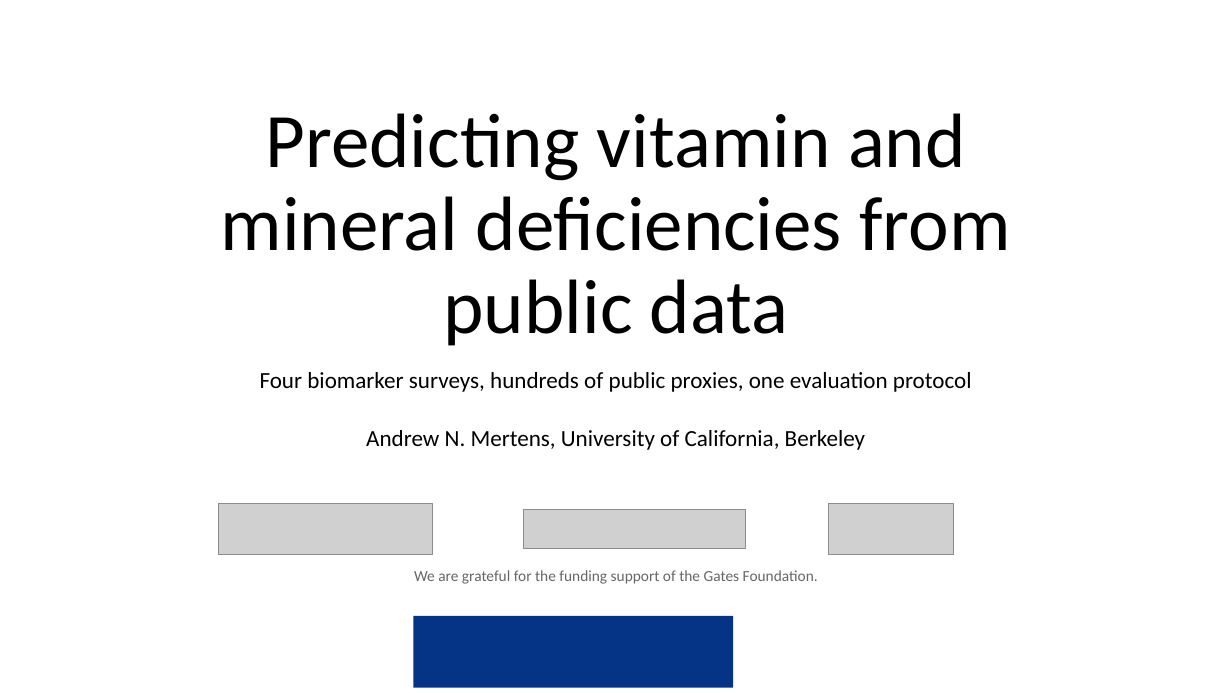
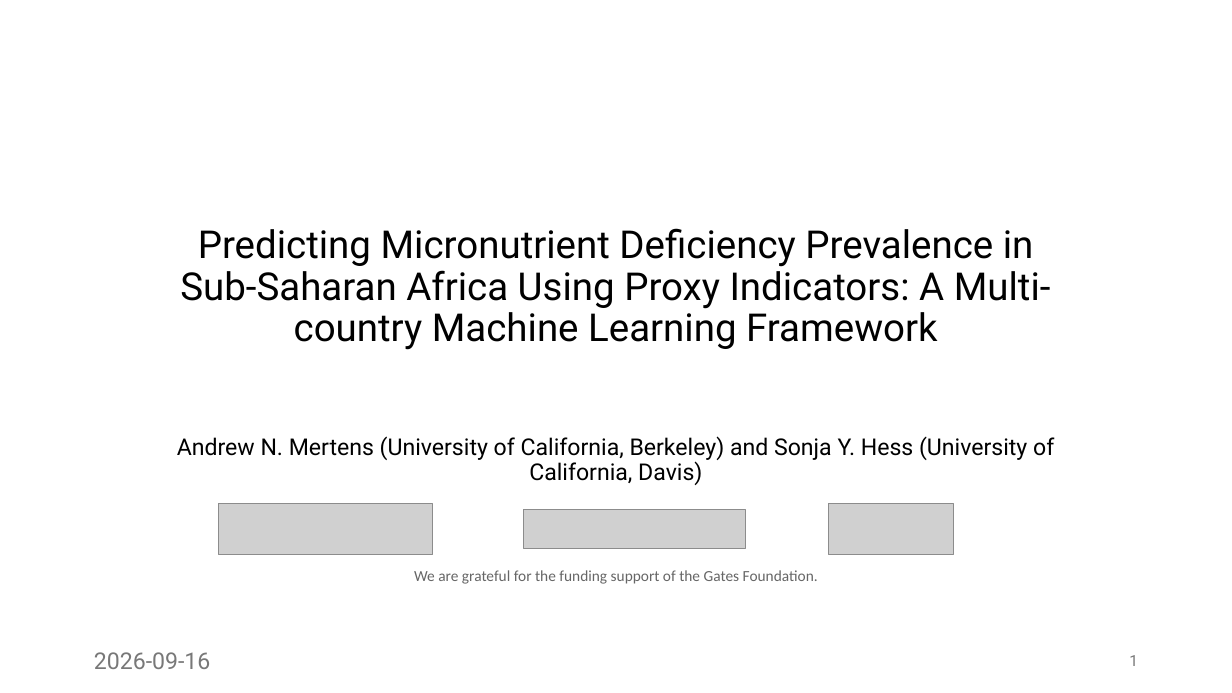
Before and after one commit to amertens/mn-prediction, a slide deck: slide 1 of docs/slides/MN-proxy-full-talk-2026-09.pptx. Drawn at 1232x693 pixels with LibreOffice and Linux fonts; fonts in the diff are those of the drawing; grey boxes stand for pictures; background and template pictures are left out. Boxes give left, top, right and bottom in pixels: in the first picture for what was removed or moved away, otherwise in the second. Text is boxed around its words. In the diff, an @@ line names an element or a change of style, - is before the commit and + after.

```diff
--- a/docs/slides/MN-proxy-full-talk-2026-09.pptx
+++ b/docs/slides/MN-proxy-full-talk-2026-09.pptx
@@ title at [180, 228, 1051, 350]: text changed; size 60 to 30 pt; font Calibri to Roboto @@
-Predicting vitamin and mineral deficiencies from public data
+Predicting Micronutrient Deficiency Prevalence in Sub-Saharan Africa Using Proxy Indicators: A Multi-country Machine Learning Framework
@@ subtitle at [177, 436, 1054, 485]: text changed; font Calibri to Roboto @@
-Four biomarker surveys, hundreds of public proxies, one evaluation protocol
-Andrew N. Mertens, University of California, Berkeley
+Andrew N. Mertens (University of California, Berkeley) and Sonja Y. Hess (University of California, Davis)
@@ rectangle removed at [413, 616, 733, 689] @@
@@ text added at [94, 652, 211, 669], 18 pt, text #797979 @@
+2026-09-16
@@ page number added at [1129, 655, 1138, 666], 12 pt, text #797979 @@
+1
```
Also in this commit, not shown: 68 other slides changed, 23 slides added, 30 slides removed, 22 other files.
